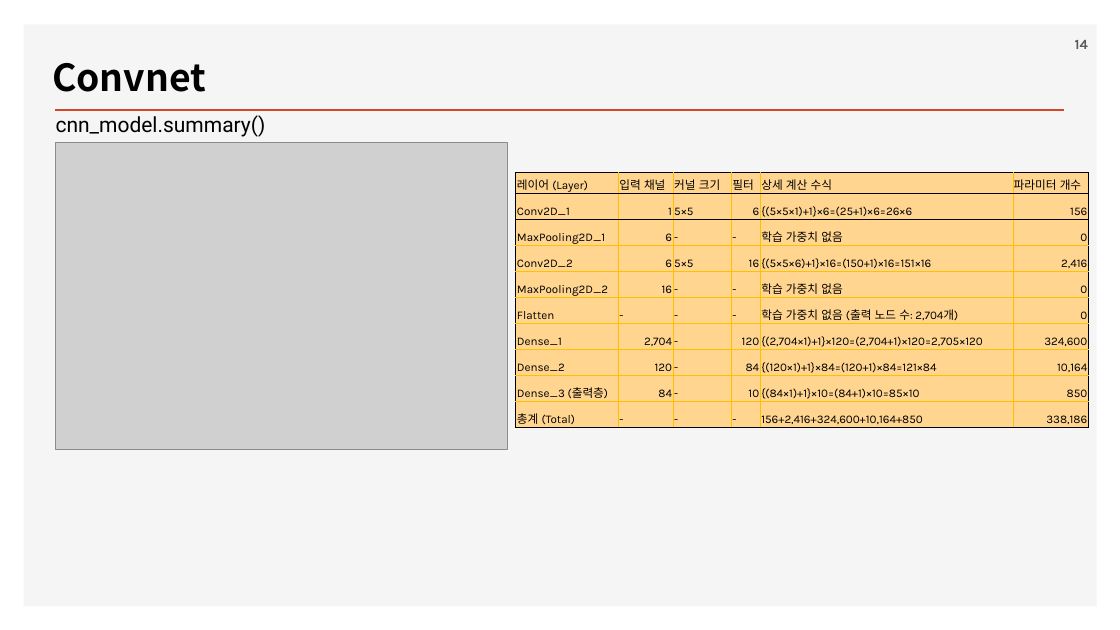
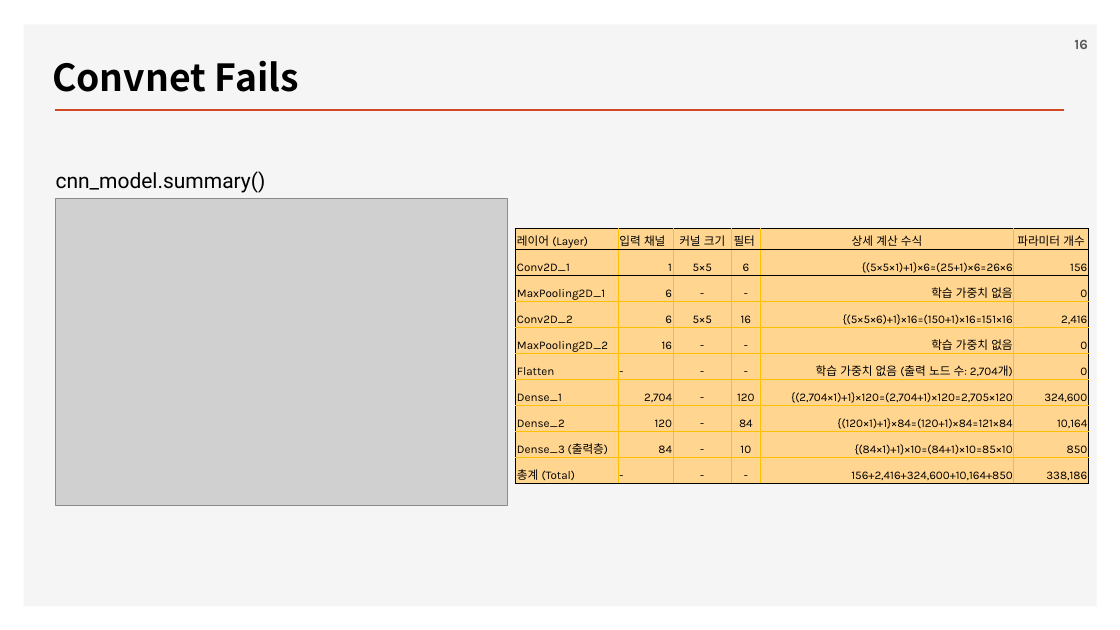
Before and after one commit to ancestor9/2026_Fall_Deep-Learning-with-Python, a slide deck: slide 16 of Chapter 11 Image segmentation.pptx (slide 14 before the commit). Drawn at 1120x630 pixels with LibreOffice and Linux fonts; fonts in the diff are those of the drawing; grey boxes stand for pictures; background and template pictures are left out. Boxes give left, top, right and bottom in pixels: in the first picture for what was removed or moved away, otherwise in the second. Text is boxed around its words. In the diff, an @@ line names an element or a change of style, - is before the commit and + after.

```diff
--- a/Chapter 11 Image segmentation.pptx
+++ b/Chapter 11 Image segmentation.pptx
@@ page number at box(1074, 40, 1087, 49): text changed @@
-14
+16
@@ text at box(52, 60, 299, 92): text changed @@
-Convnet
+Convnet Fails
@@ 1 picture, 1 table, 1 text: place and size @@
-1 picture, 1 table, 1 text at box(55, 115, 1088, 450)
+1 picture, 1 table, 1 text at box(55, 171, 1088, 506)
@@ table at box(516, 229, 1088, 484) @@
@@ alignment left to centre @@
@@ alignment right to centre @@
@@ alignment left to right @@
```
Also in this commit, not shown: 19 other slides changed, 4 slides added, 3 slides removed.
